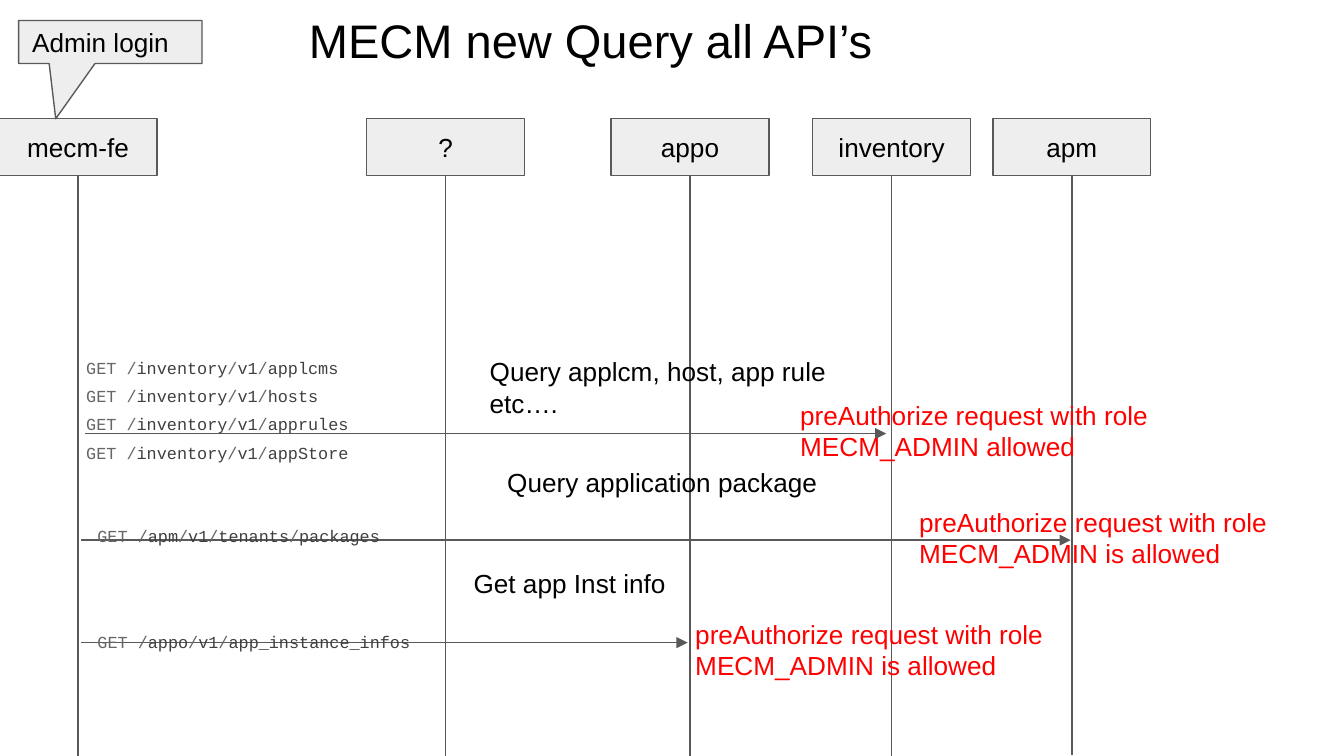
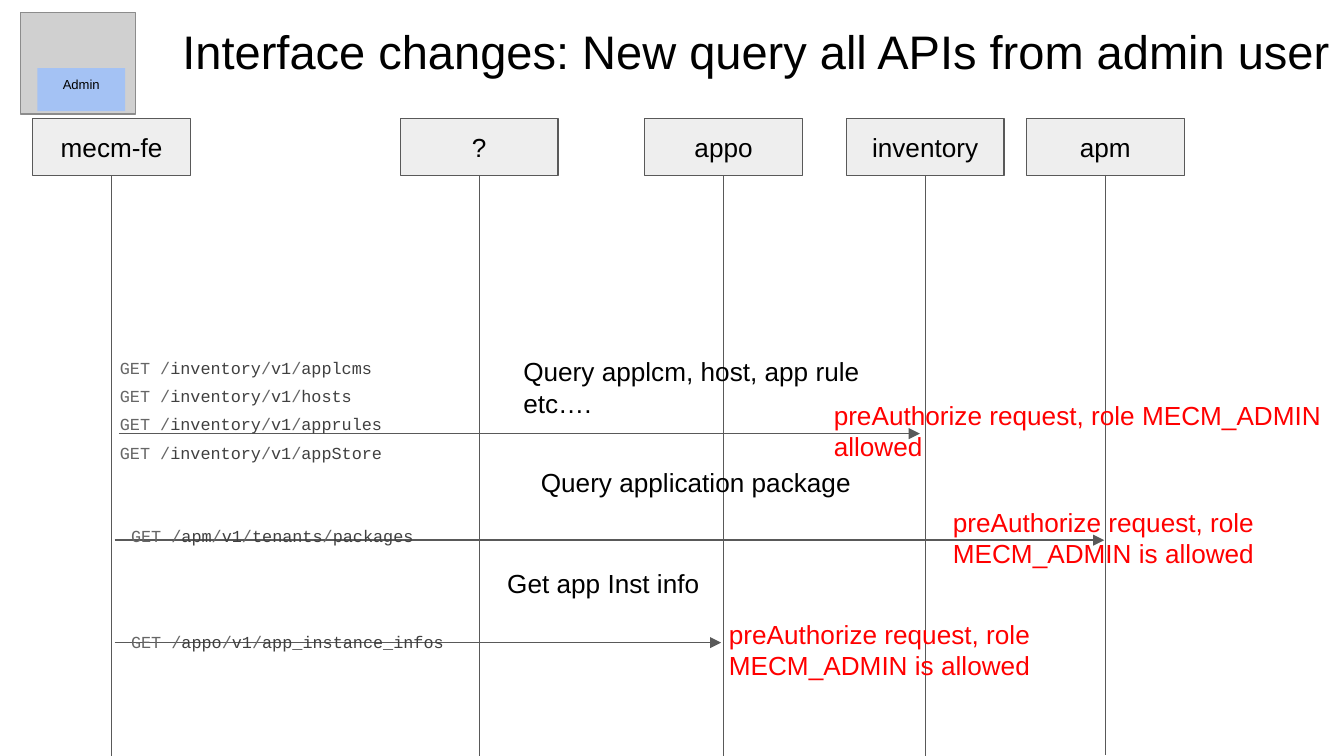
Before and after one commit to EdgeGallery/community, a slide deck: slide 8 of MECM PT/Release V1.1/MECM admin role support.pptx (slide 13 before the commit). Drawn at 1344x756 pixels with LibreOffice and Linux fonts; fonts in the diff are those of the drawing; grey boxes stand for pictures. Boxes give left, top, right and bottom in pixels: in the first picture for what was removed or moved away, otherwise in the second. Text is boxed around its words. In the diff, an @@ line names an element or a change of style, - is before the commit and + after.

Commit message:
mecm admin support

```diff
--- a/MECM PT/Release V1.1/MECM admin role support.pptx
+++ b/MECM PT/Release V1.1/MECM admin role support.pptx
@@ rounded speech box removed at (x1=19, y1=20, x2=202, y2=63) @@
-Admin login
@@ picture added at (x1=20, y1=12, x2=134, y2=114) @@
@@ title at (x1=182, y1=35, x2=1329, y2=78): text changed @@
-MECM new Query all API’s
+Interface changes: New query all APIs from admin user
@@ rectangle added at (x1=38, y1=69, x2=125, y2=112), fill #A4C2F4, 7 pt, text #000000 @@
+Admin
@@ 6 texts, 5 rectangles, 5 lines, 3 arrows moved together from (x1=0, y1=118, x2=1150, y2=756) to (x1=32, y1=118, x2=1184, y2=756) @@
@@ text at (x1=834, y1=404, x2=1321, y2=457): text changed @@
-preAuthorize request with role MECM_ADMIN allowed
+preAuthorize request, role MECM_ADMIN allowed
@@ text at (x1=953, y1=513, x2=1254, y2=569): text changed @@
-preAuthorize request with role MECM_ADMIN is allowed
+preAuthorize request, role MECM_ADMIN is allowed
@@ text at (x1=729, y1=623, x2=1030, y2=681): text changed @@
-preAuthorize request with role MECM_ADMIN is allowed
+preAuthorize request, role MECM_ADMIN is allowed
```
Also in this commit, not shown: 3 other slides changed, 7 slides added, 1 slide removed.
